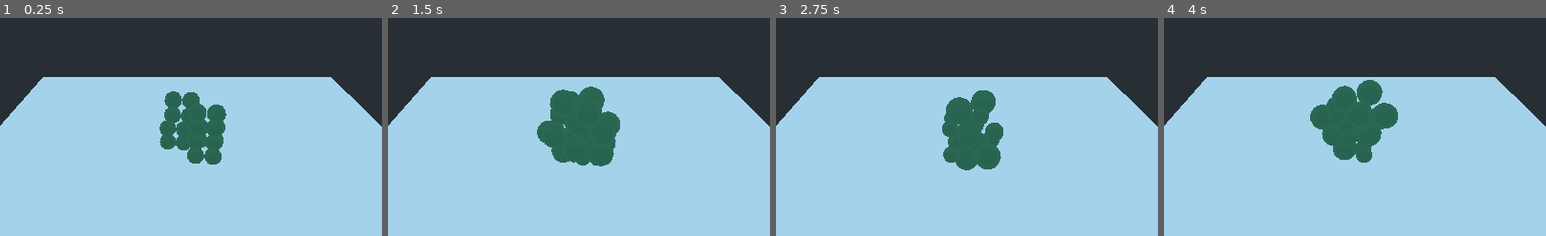
Above: before the commit, frames 1-4 (left to right).
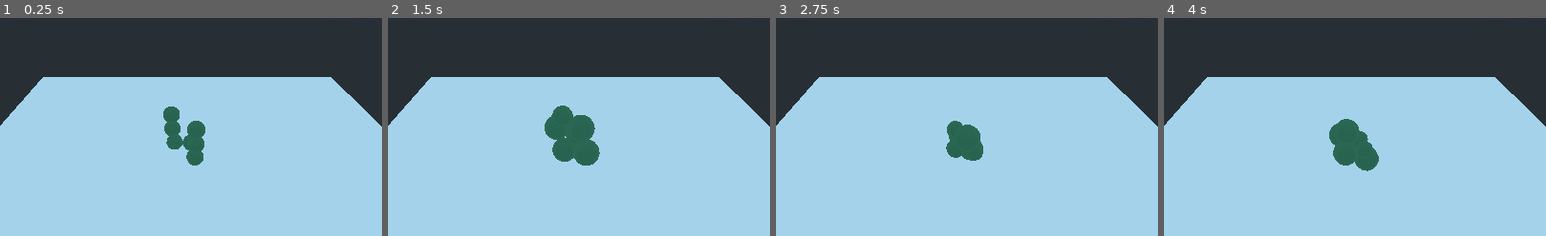
Above: after the commit, the same moments.

Repository: bentles/Particles
Game: Godot game, scene res://TestWorld.tscn
Same seed, same stepped clock (60 frames per second), same inputs: the game is played once before the commit and once after it.
Inputs:
- Up to frame 1 (0.25 s): no input
- Up to frame 2 (1.5 s): no input
- Up to frame 3 (2.75 s): no input
- Up to frame 4 (4 s): no input
The pictures show only the part of the screen within x 27-77%, y 23-73%; the shares and areas given below are measured in that part.

The runs differ from the first frame. In frame 1, 2.7% of the frame differs, in the area x 41-60%, y 33-68%; in frame 2, 3.1%; in frame 3, 3.0%; in frame 4, 4.2%, in the area x 38-62%, y 28-71%.

Commit message:
moved physics into correct method

Diff:
--- a/Particle/Particle.tscn
+++ b/Particle/Particle.tscn
@@ -71,11 +71,34 @@
 	cooldown_elapsed_seconds < cooldown_seconds:
 		cooldown_elapsed_seconds += delta
 
+func _physics_process(delta):
+	_process_state(delta)
+
+	var overlapping = $InfluenceArea.get_overlapping_bodies()
+
+	# assume for now all particles are the same mass so i just pick a
+	# value for G*m1*m2
+
+	var gmm = 5.0
+
+	var totalInstAcc = Vector3.ZERO;
+
+	for body in overlapping:
+		if body != self: #not myself lol
+			var body3 = body.global_transform.origin
+
+			var biggestEffect = Vector3.ZERO
+			var rsq = self.global_transform.origin.distance_squared_to(body3)
+			var r3 = self.global_transform.origin.direction_to(body3)
+			var acc3 = r3 * (gmm * body.fmass * self.fmass)/(rsq)
+
+			totalInstAcc += acc3
+	self.add_central_force(totalInstAcc)
+
+
 var rand_time = 0;
 # Called every frame. 'delta' is the elapsed time since the previous frame.
 func _process(delta):
-
-	_process_state(delta)
 
 	_resize_model()
 
@@ -88,37 +111,7 @@
 		elif action < 0.4:
 			_contract()
 
-	# assume for now all particles are the same mass so i just pick a
-	# value for G*m1*m2
 
-
-	var gmm = 5.0
-
-	var overlapping = $InfluenceArea.get_overlapping_bodies()
-	var totalInstAcc = Vector3.ZERO;
-
-	for body in overlapping:
-		if body != self: #not myself lol
-			var bodylist = [body.global_transform.origin]
-			if body.is_in_group(\"Muscle\"):
-				bodylist = body.get_offsets()
-				for body3 in bodylist:
-					var rsq = self.global_transform.origin.distance_squared_to(body3)
-					var r3 = self.global_transform.origin.direction_to(body3)
-
-					var acc3 = r3 * (body.fmass * self.fmass)/(rsq)
-					totalInstAcc -= acc3 #repel the middle of the muscle
-
-			var biggestEffect = Vector3.ZERO
-			for body3 in bodylist:
-				var rsq = self.global_transform.origin.distance_squared_to(body3)
-				var r3 = self.global_transform.origin.direction_to(body3)
-				var acc3 = r3 * (gmm * body.fmass * self.fmass)/(rsq)
-				if acc3.length_squared() > biggestEffect.length_squared():
-					biggestEffect = acc3
-
-			totalInstAcc += biggestEffect
-	self.add_central_force(totalInstAcc)
 
 
 
@@ -138,9 +131,7 @@
 resource_local_to_scene = true
 radius = 0.52
 
-[node name="Particle" type="RigidBody" groups=[
-"Particle",
-]]
+[node name="Particle" type="RigidBody" groups=["Particle"]]
 collision_mask = 19
 mass = 0.6
 physics_material_override = SubResource( 5 )
--- a/TestWorld.tscn
+++ b/TestWorld.tscn
@@ -42,42 +42,3 @@
 
 [node name="Particle7" parent="." instance=ExtResource( 1 )]
 transform = Transform( 1, 0, 0, 0, 1, 0, 0, 0, 1, -1.35048, 4.02731, 0 )
-
-[node name="Particle8" parent="." instance=ExtResource( 1 )]
-transform = Transform( 1, 0, 0, 0, 1, 0, 0, 0, 1, 0, 4.02731, 0 )
-
-[node name="Particle9" parent="." instance=ExtResource( 1 )]
-transform = Transform( 1, 0, 0, 0, 1, 0, 0, 0, 1, 0, 5.59414, 1.64946 )
-
-[node name="Particle10" parent="." instance=ExtResource( 1 )]
-transform = Transform( 1, 0, 0, 0, 1, 0, 0, 0, 1, -1.35048, 5.59414, 0 )
-
-[node name="Particle11" parent="." instance=ExtResource( 1 )]
-transform = Transform( 1, 0, 0, 0, 1, 0, 0, 0, 1, 1.07938, 2.64662, 1.64946 )
-
-[node name="Particle12" parent="." instance=ExtResource( 1 )]
-transform = Transform( 1, 0, 0, 0, 1, 0, 0, 0, 1, -0.271097, 2.64662, 0 )
-
-[node name="Particle13" parent="." instance=ExtResource( 1 )]
-transform = Transform( 1, 0, 0, 0, 1, 0, 0, 0, 1, 1.07938, 2.64662, 0 )
-
-[node name="Particle14" parent="." instance=ExtResource( 1 )]
-transform = Transform( 1, 0, 0, 0, 1, 0, 0, 0, 1, 1.07938, 4.21345, 1.64946 )
-
-[node name="Particle15" parent="." instance=ExtResource( 1 )]
-transform = Transform( 1, 0, 0, 0, 1, 0, 0, 0, 1, -0.271097, 4.21345, 0 )
-
-[node name="Particle16" parent="." instance=ExtResource( 1 )]
-transform = Transform( 1, 0, 0, 0, 1, 0, 0, 0, 1, 1.07938, 4.02731, 1.64946 )
-
-[node name="Particle17" parent="." instance=ExtResource( 1 )]
-transform = Transform( 1, 0, 0, 0, 1, 0, 0, 0, 1, -0.271097, 4.02731, 0 )
-
-[node name="Particle18" parent="." instance=ExtResource( 1 )]
-transform = Transform( 1, 0, 0, 0, 1, 0, 0, 0, 1, 1.07938, 4.02731, 0 )
-
-[node name="Particle19" parent="." instance=ExtResource( 1 )]
-transform = Transform( 1, 0, 0, 0, 1, 0, 0, 0, 1, 1.07938, 5.59414, 1.64946 )
-
-[node name="Particle20" parent="." instance=ExtResource( 1 )]
-transform = Transform( 1, 0, 0, 0, 1, 0, 0, 0, 1, -0.271097, 5.59414, 0 )
